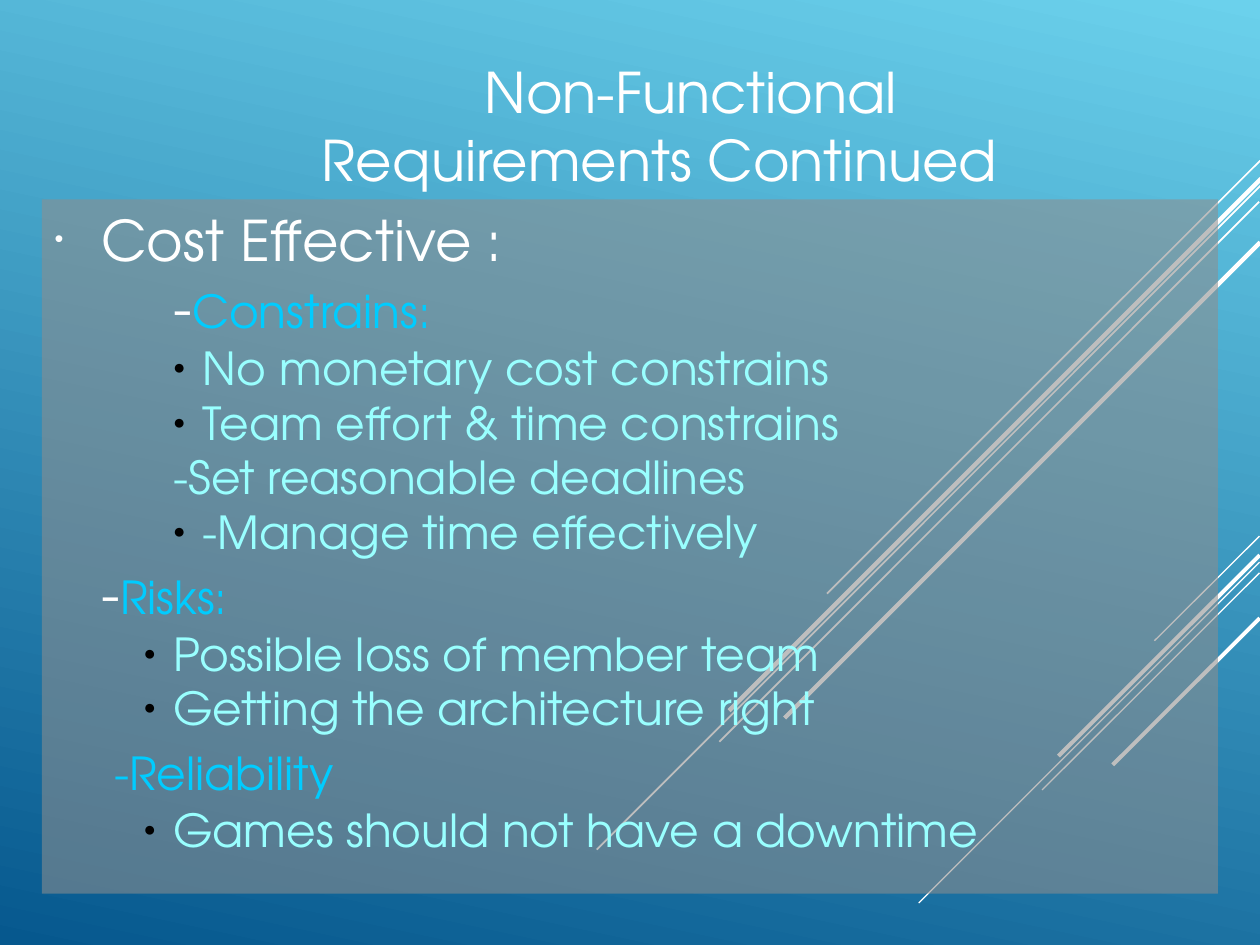
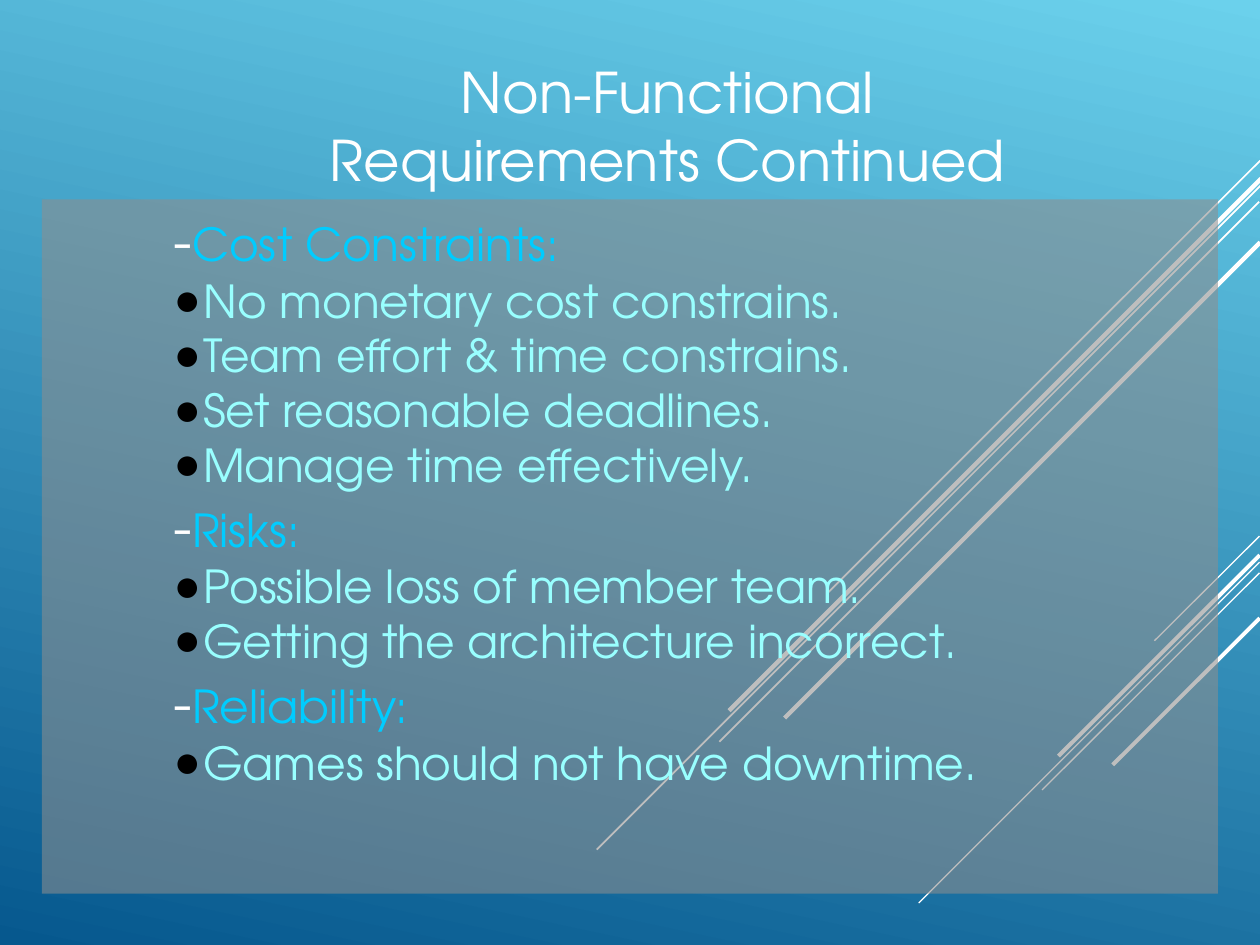
Before and after one commit to Amatarasu/A-Team, a slide deck: slide 7 of Power.Point.Presentation-bk.ppt. Drawn at 1260x945 pixels with LibreOffice and Linux fonts; fonts in the diff are those of the drawing. Boxes give left, top, right and bottom in pixels: in the first picture for what was removed or moved away, otherwise in the second. Text is boxed around its words. In the diff, an @@ line names an element or a change of style, - is before the commit and + after.

Commit message:
Updated formatting and use cases in ppt.

```diff
--- a/Power.Point.Presentation-bk.ppt
+++ b/Power.Point.Presentation-bk.ppt
@@ background gradient #06588E to #6BD1EC to gradient #6BD1EC to #06588E @@
@@ text at (x1=330, y1=71, x2=1005, y2=206): text changed @@
-Non-Functional Requirements Continued
+Non-Functional
+Requirements Continued
@@ text in rectangle at (x1=192, y1=227, x2=852, y2=492): text changed @@
-• Cost Effective :
-        -Constrains:
-        ● No monetary cost constrains
-        ● Team effort & time constrains
-        -Set reasonable deadlines
-        ● -Manage time effectively
+        -Cost Constraints:
+        ● No monetary cost constrains.
+        ● Team effort & time constrains.
+        ● Set reasonable deadlines.
+        ● Manage time effectively.
@@ text in rectangle at (x1=192, y1=513, x2=299, y2=548): list level 1 to 5 in "-Risks:" @@
@@ text in rectangle at (x1=192, y1=559, x2=977, y2=801): text changed @@
-      ● Possible loss of member team
-      ● Getting the architecture right
-    -Reliability
-      ● Games should not have a downtime
+        ● Possible loss of member team.
+        ● Getting the architecture incorrect.
+        -Reliability:
+        ● Games should not have downtime.
```
Also in this commit, not shown: 27 other slides changed, 2 slides added, 2 slides removed.
